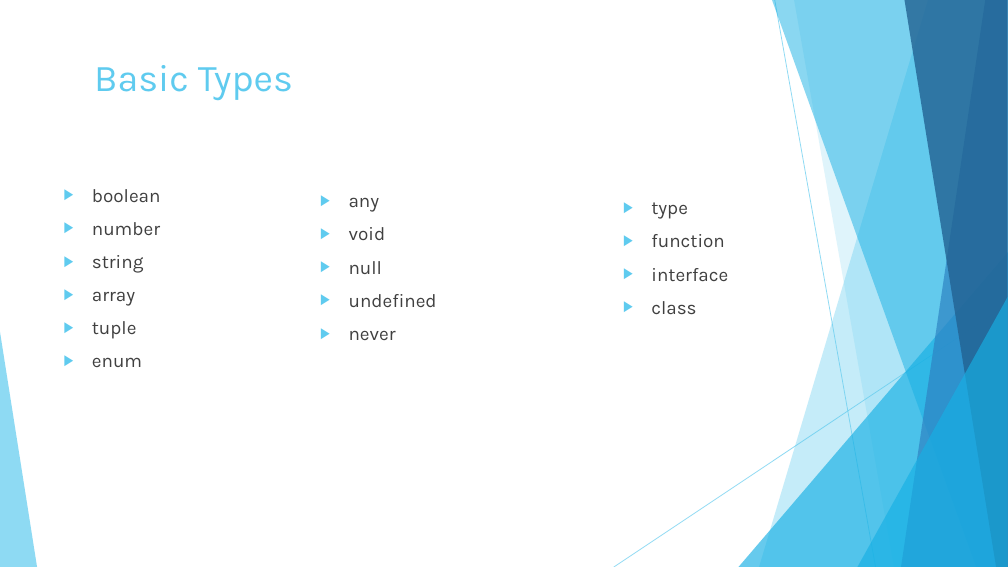
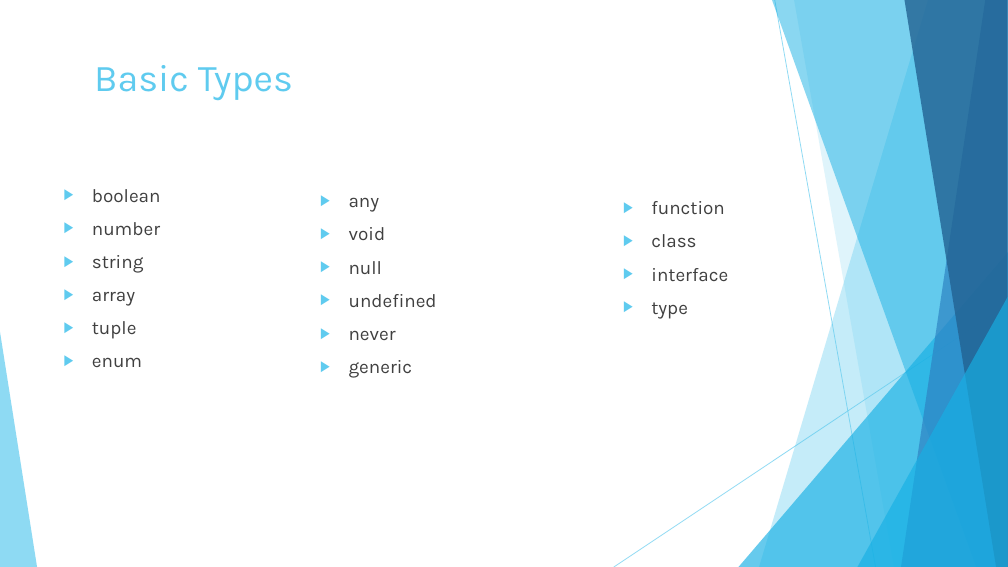
Before and after one commit to Mishurin/frontend-examples, a slide deck: slide 7 of typescript/TypeScript.pptx. Drawn at 1008x567 pixels with LibreOffice and Linux fonts; fonts in the diff are those of the drawing. Boxes give left, top, right and bottom in pixels: in the first picture for what was removed or moved away, otherwise in the second. Text is boxed around its words. In the diff, an @@ line names an element or a change of style, - is before the commit and + after.

```diff
--- a/typescript/TypeScript.pptx
+++ b/typescript/TypeScript.pptx
@@ text at [651,201,728,281]: paragraphs added @@
+▶ function
+▶ class
+▶ interface
@@ text at [651,234,728,314]: paragraphs removed @@
-▶ function
-▶ interface
-▶ class
@@ text at [349,360,413,378]: paragraph added @@
+▶ generic
```
Also in this commit, not shown: 1 other slide changed, 1 slide added, 7 other files.
